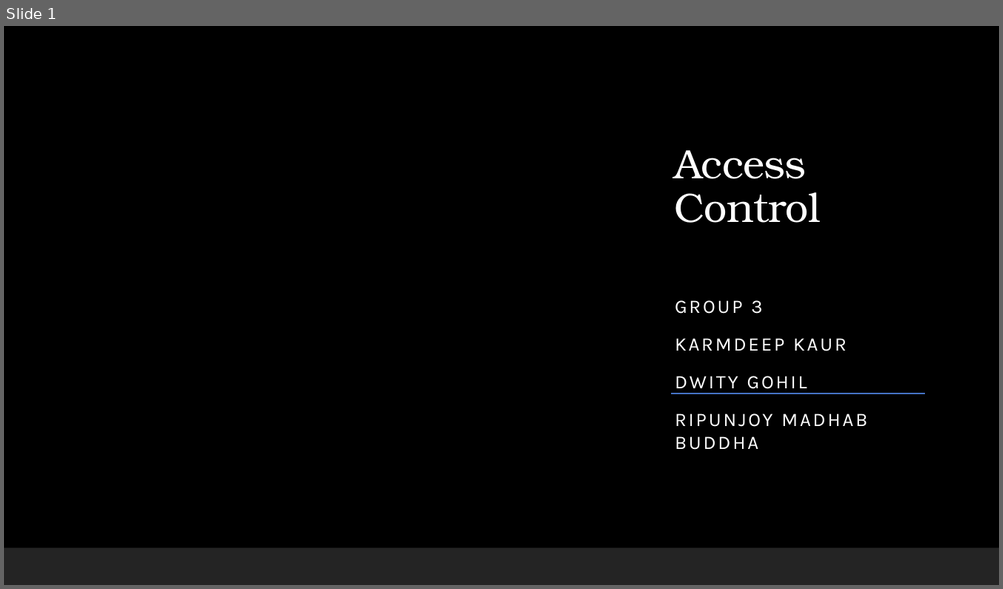
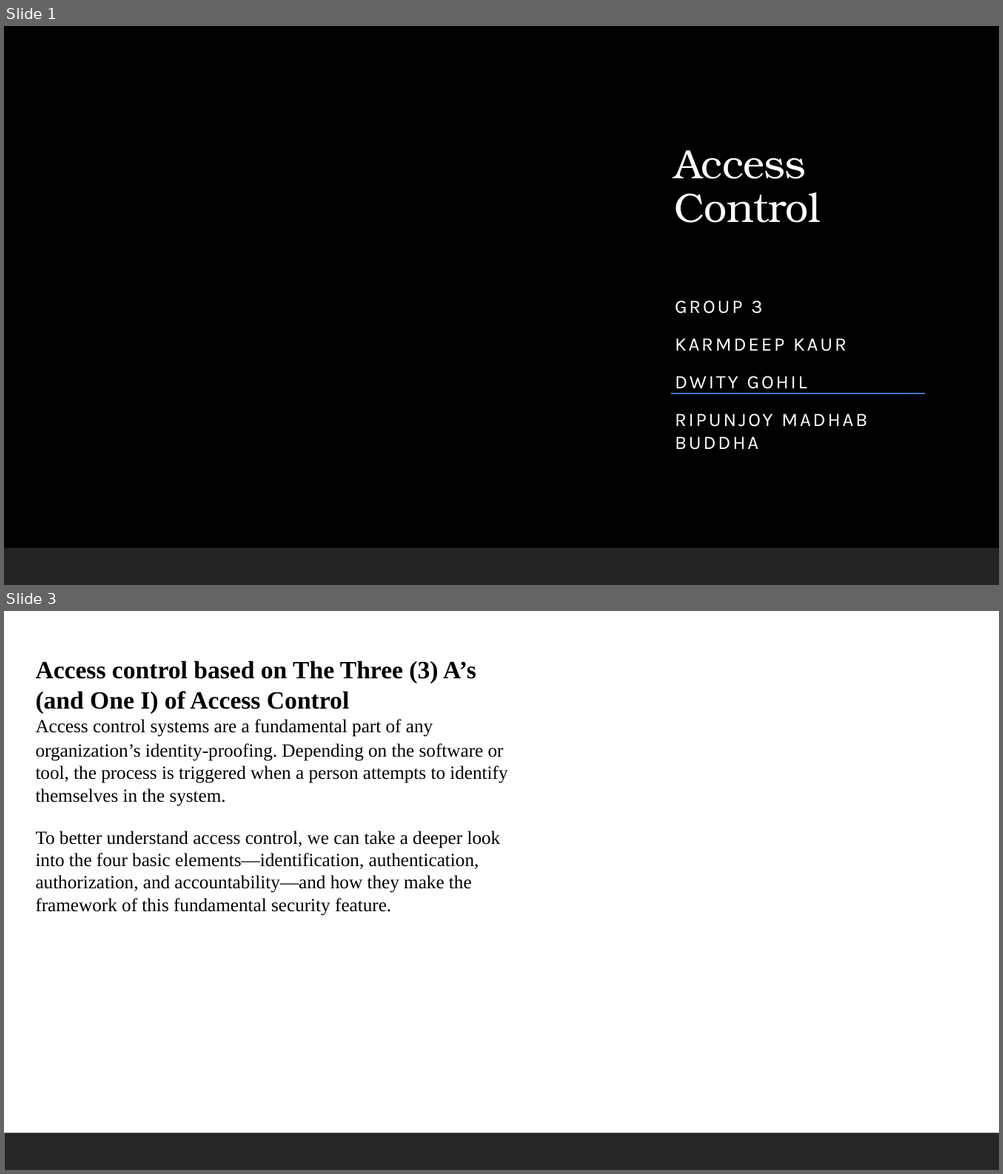
Before and after one commit to ronnie-1947/access-control-ppt, a slide deck: Access Control.pptx. Shown one above the other, each under a label of ours: slide 1 before the commit, slides 1 and 3 after it; the slides between them are not shown. The pictures are 1003x589 and 1003x1174 pixels, drawn with LibreOffice and Linux fonts; fonts in the diff are those of the drawing; background and template pictures are left out. Boxes give left, top, right and bottom in pixels: in the first picture for what was removed or moved away, otherwise in the second. Text is boxed around its words. In the diff, an @@ line names an element or a change of style, - is before the commit and + after.

Commit message:
<access contol addited>

```diff
--- a/Access Control.pptx
+++ b/Access Control.pptx
@@ slide 3 added at box(4, 611, 999, 1170), background #FFFFFF; not listed: 1 template element that a slide beside it also shows @@
@@ text added at box(36, 661, 507, 916), 18 pt, text #000000 @@
+Access control based on The Three (3) A’s (and One I) of Access Control
+Access control systems are a fundamental part of any organization’s identity-proofing. Depending on the software or tool, the process is triggered when a person attempts to identify themselves in the system.
+To better understand access control, we can take a deeper look into the four basic elements—identification, authentication, authorization, and accountability—and how they make the framework of this fundamental security feature.
```
Also in this commit, not shown: 13 other slides added.
